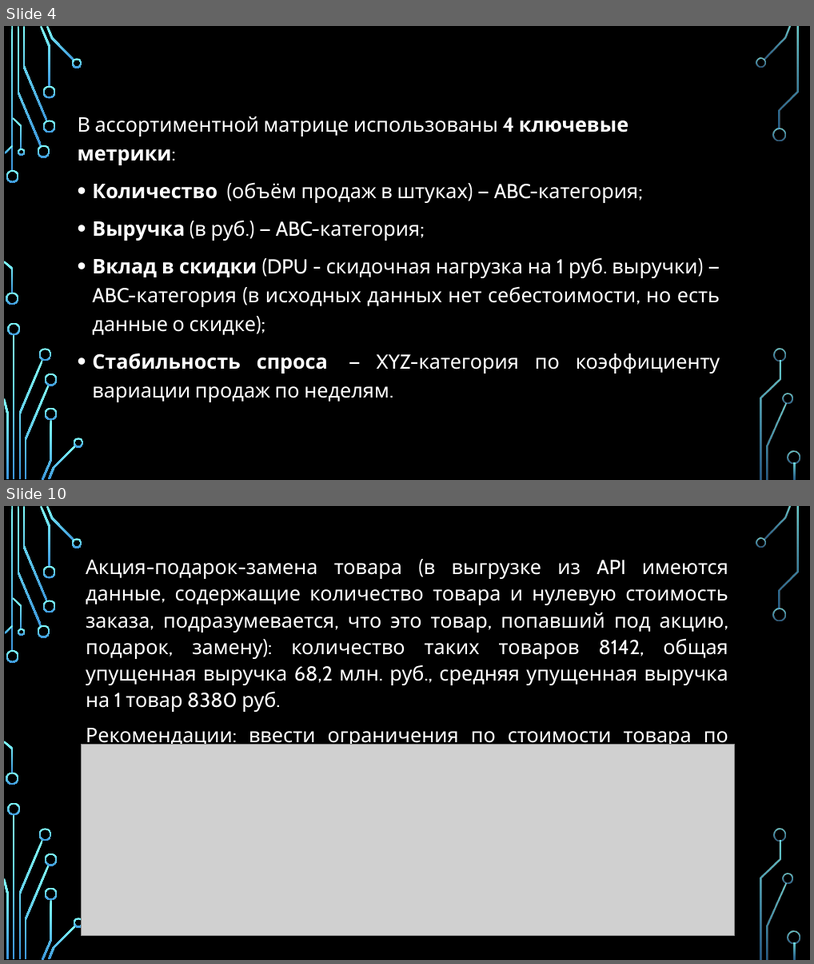
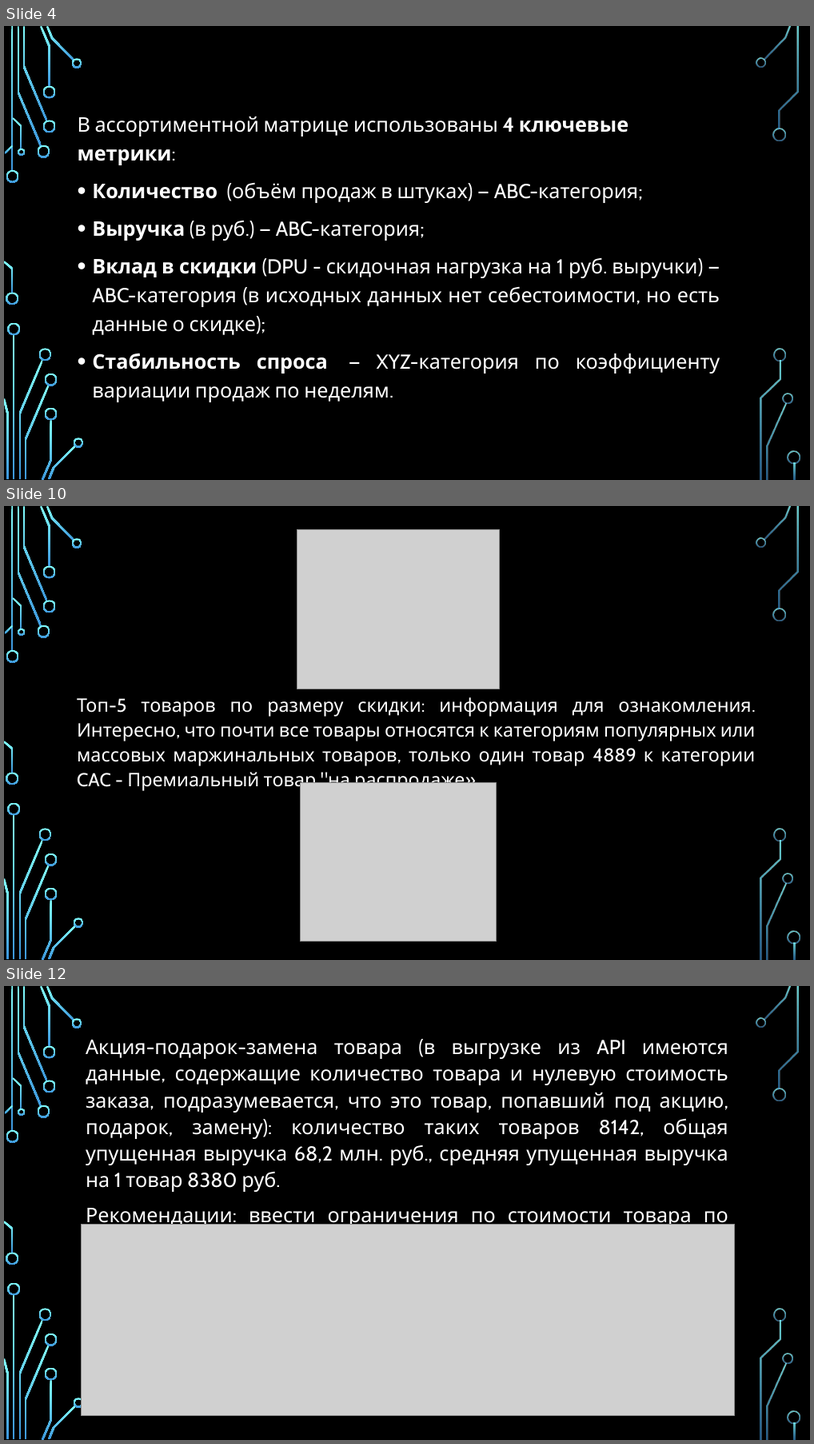
Before and after one commit to julmiha25-sys/Diplom_sales_analytics, a slide deck: Презентации/Ассортиментный анализ.pptx. Shown one above the other, each under a label of ours: slides 4 and 10 before the commit, slides 4, 10 and 12 after it; the slides between them are not shown. The pictures are 814x964 and 814x1444 pixels, drawn with LibreOffice and Linux fonts; fonts in the diff are those of the drawing; grey boxes stand for pictures; background and template pictures are left out. Boxes give left, top, right and bottom in pixels: in the first picture for what was removed or moved away, otherwise in the second. Text is boxed around its words. In the diff, an @@ line names an element or a change of style, - is before the commit and + after.

```diff
--- a/Презентации/Ассортиментный анализ.pptx
+++ b/Презентации/Ассортиментный анализ.pptx
@@ slide 10 added at box(4, 506, 810, 960), background picture (left out); not listed: 36 template elements that a slide beside it also shows @@
@@ picture added at box(298, 529, 499, 688) @@
@@ text added at box(77, 697, 756, 791), 22.2 pt, text #FFFFFF @@
+Топ-5 товаров по размеру скидки: информация для ознакомления. Интересно, что почти все товары относятся к категориям популярных или массовых маржинальных товаров, только один товар 4889 к категории CAC - Премиальный товар "на распродаже».
@@ picture added at box(301, 783, 497, 941) @@
@@ what was slide 10 is now slide 12 @@
```
Also in this commit, not shown: 6 slides changed, 1 other slide added, 1 other file.
